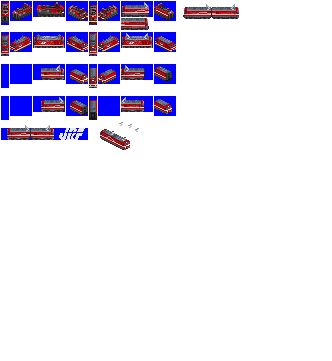
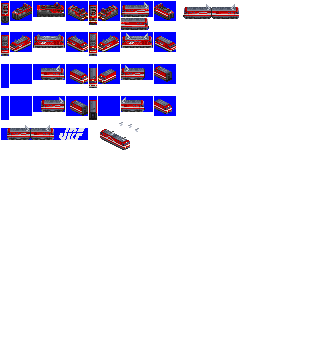
Before/after of a w=332, h=361 layered artwork. What changed in the layer stack:
painted on "a" over [16,41,82,51]
